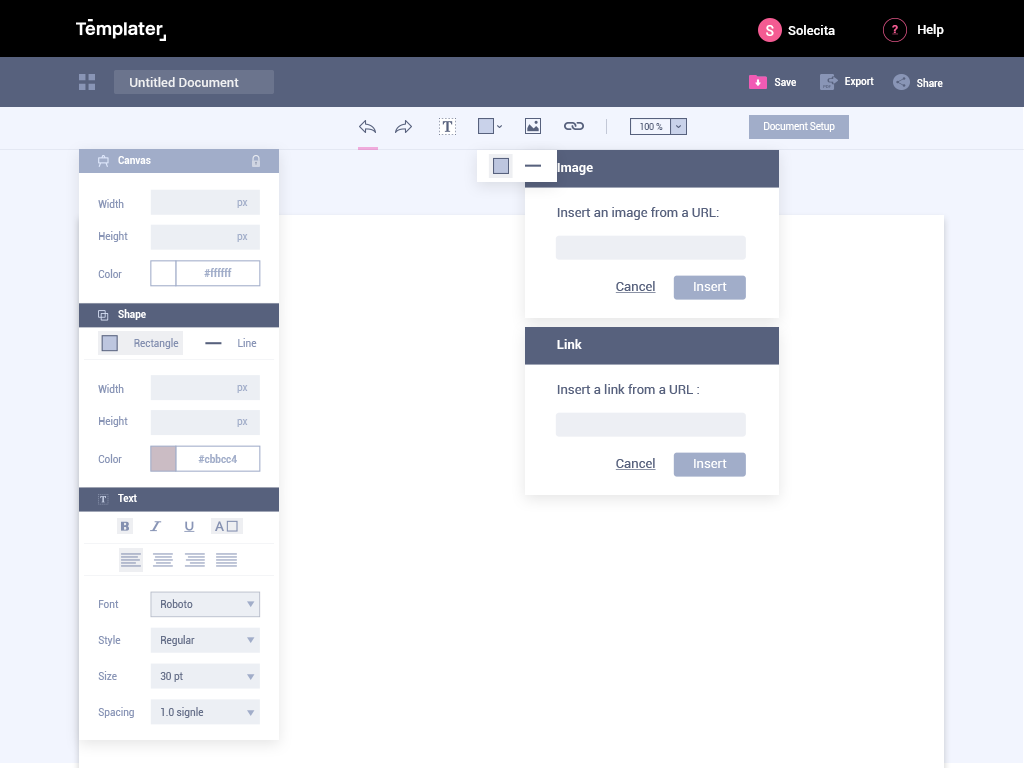
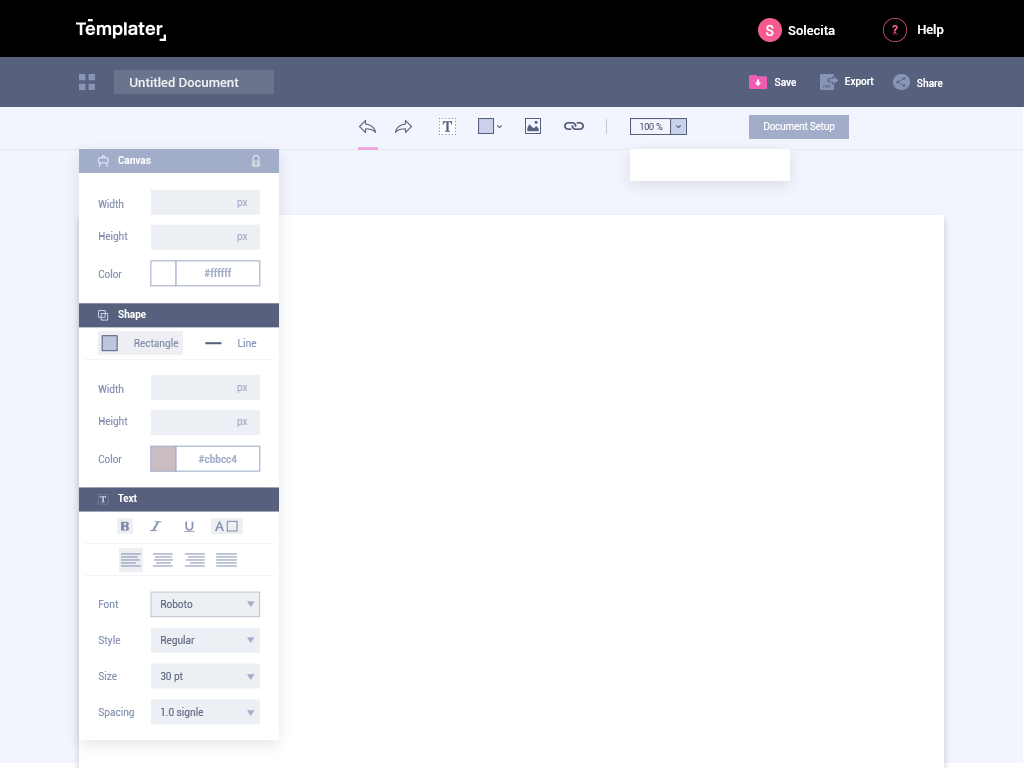
Layers edited between the first and the second 1024px x 768px image:
hid "shapes" over [477, 150, 557, 182]
hid "Link window" over [525, 327, 779, 477]
hid "image window" over [525, 150, 779, 300]
added layer "opacity dropdown" in group "top interface" over [630, 149, 790, 181]
